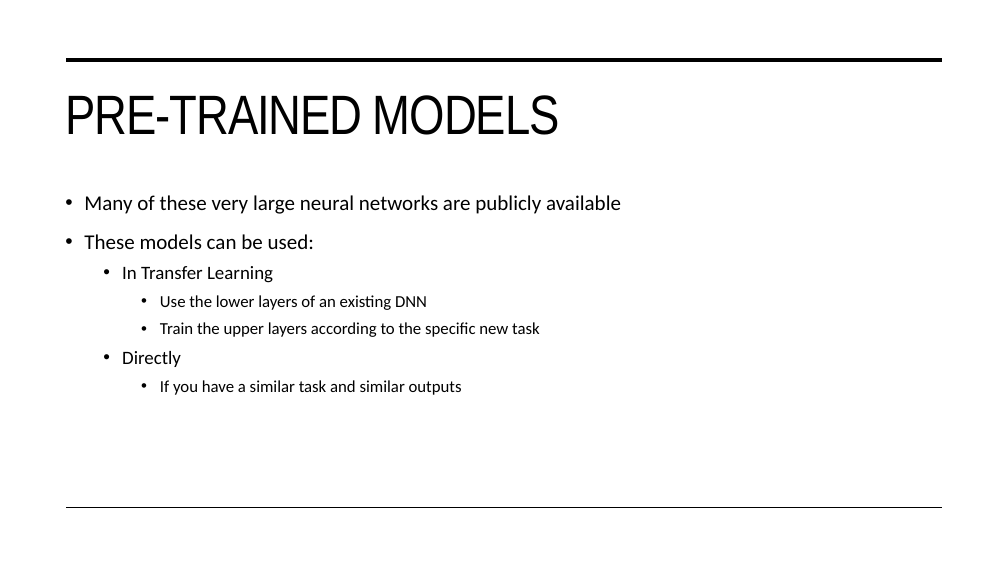
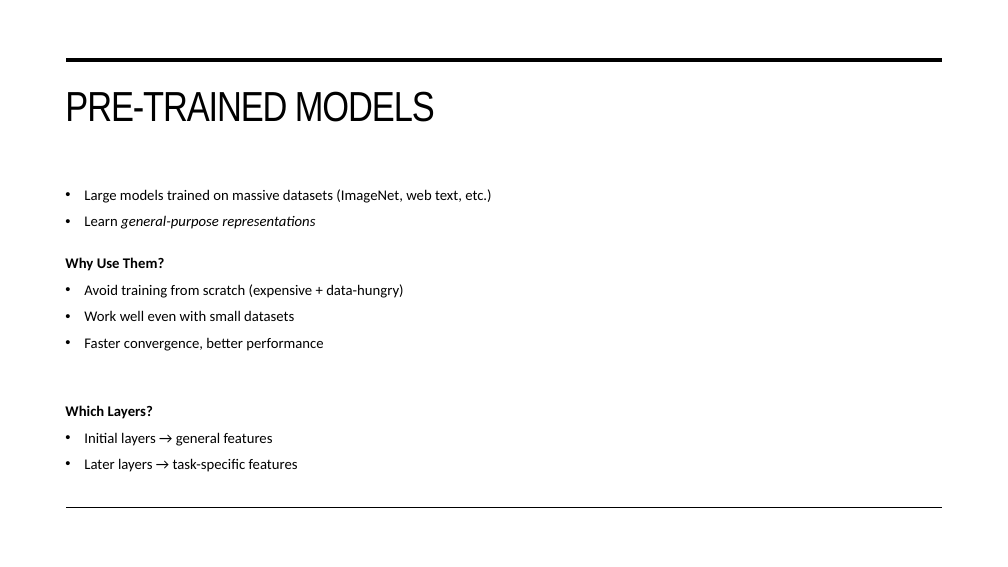
Before and after one commit to rhodes-byu/stat-486, a slide deck: slide 84 of slides/16-cnns.pptx. Drawn at 1008x567 pixels with LibreOffice and Linux fonts; fonts in the diff are those of the drawing. Boxes give left, top, right and bottom in pixels: in the first picture for what was removed or moved away, otherwise in the second. Text is boxed around its words. In the diff, an @@ line names an element or a change of style, - is before the commit and + after.

```diff
--- a/slides/16-cnns.pptx
+++ b/slides/16-cnns.pptx
@@ title "PRE-TRAINED MODELS" at (65,91,435,122): size 52.8 to 40 pt @@
@@ text at (65,189,491,472): text changed; size 16 to 14 pt @@
-• Many of these very large neural networks are publicly available
-• These models can be used:
-  • In Transfer Learning
-    • Use the lower layers of an existing DNN
-    • Train the upper layers according to the specific new task
-  • Directly
-    • If you have a similar task and similar outputs
+• Large models trained on massive datasets (ImageNet, web text, etc.)
+• Learn general-purpose representations
+Why Use Them?
+• Avoid training from scratch (expensive + data-hungry)
+• Work well even with small datasets
+• Faster convergence, better performance
+Which Layers?
+• Initial layers → general features
+• Later layers → task-specific features
```
Also in this commit, not shown: 3 other slides changed, 1 slide added, 1 other file.
